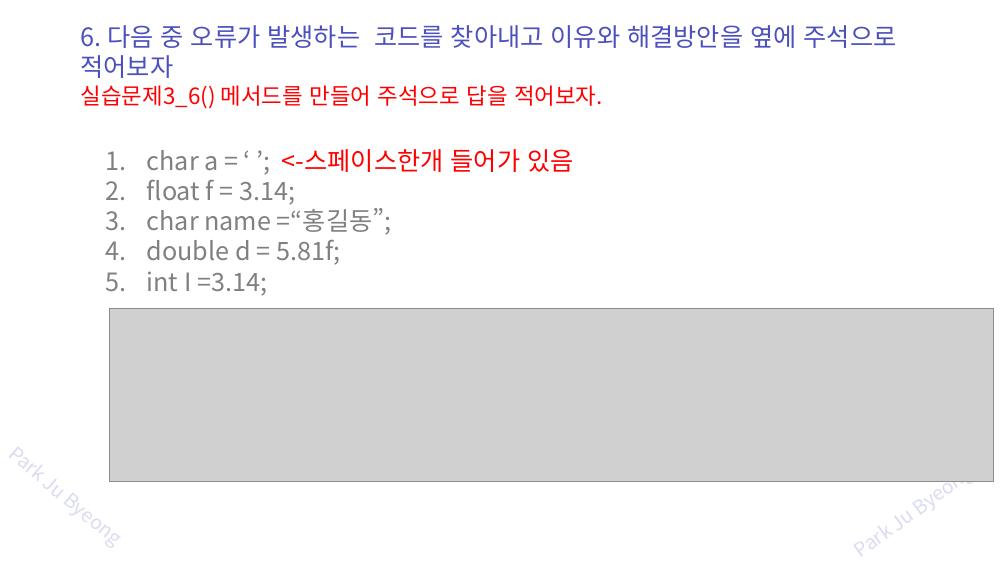
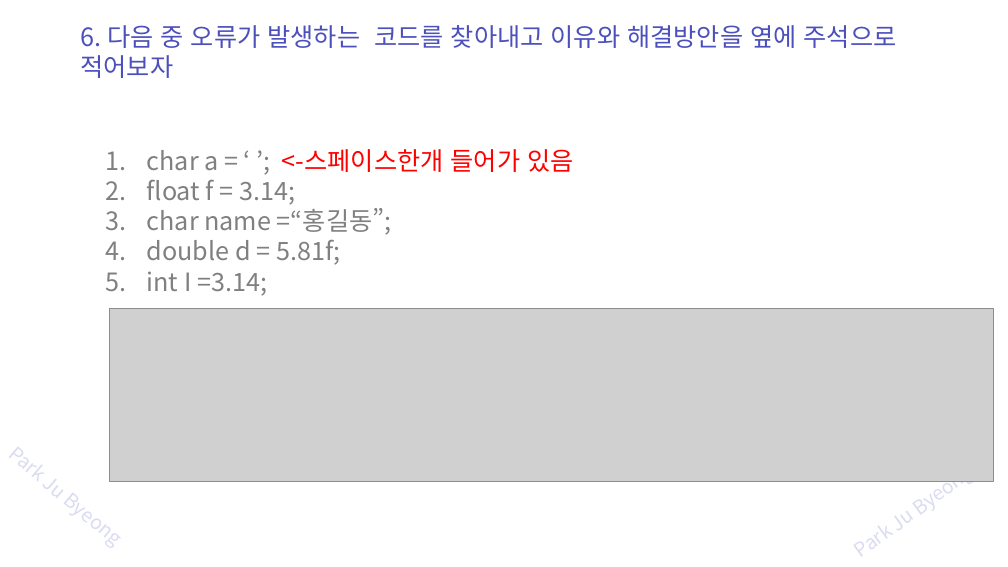
Before and after one commit to zest132/JavaLecture, a slide deck: slide 71 of JavaLecture/LectureFile/java 1강 변수.pptx (slide 69 before the commit). Drawn at 1008x567 pixels with LibreOffice and Linux fonts; fonts in the diff are those of the drawing; grey boxes stand for pictures. Boxes give left, top, right and bottom in pixels: in the first picture for what was removed or moved away, otherwise in the second. Text is boxed around its words. In the diff, an @@ line names an element or a change of style, - is before the commit and + after.

```diff
--- a/JavaLecture/LectureFile/java 1강 변수.pptx
+++ b/JavaLecture/LectureFile/java 1강 변수.pptx
@@ text at box(81, 85, 603, 109): paragraph removed @@
-실습문제3_6() 메서드를 만들어 주석으로 답을 적어보자.
```
Also in this commit, not shown: 13 other slides changed, 5 slides added, 2 slides removed, 1 other file.
